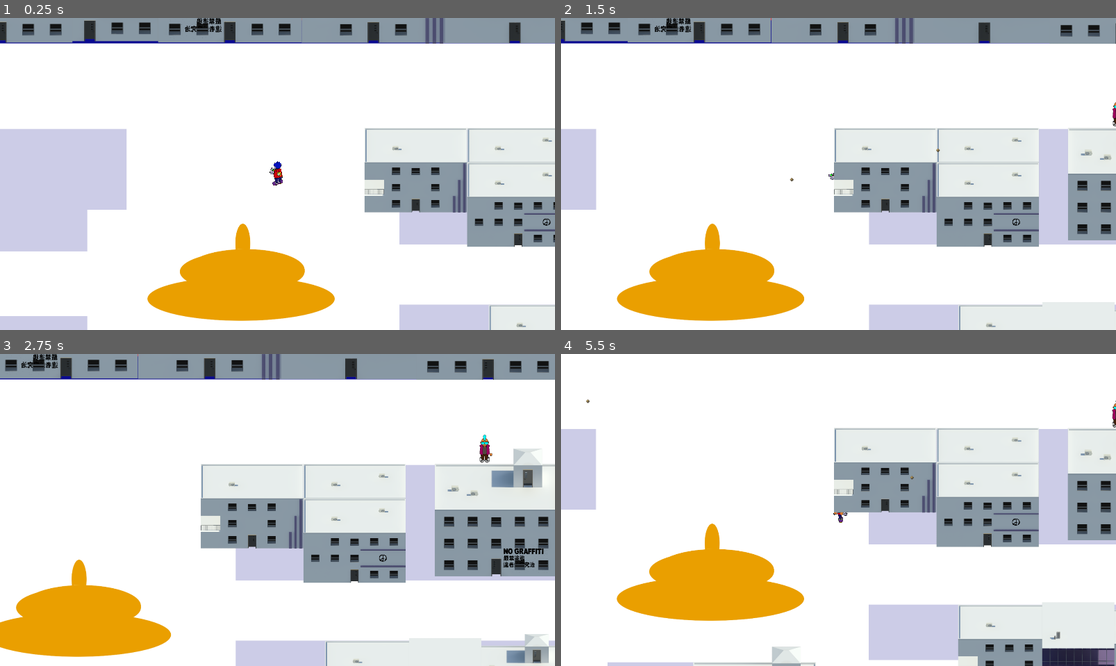
Above: before the commit, frames 1-4 (two rows, left to right).
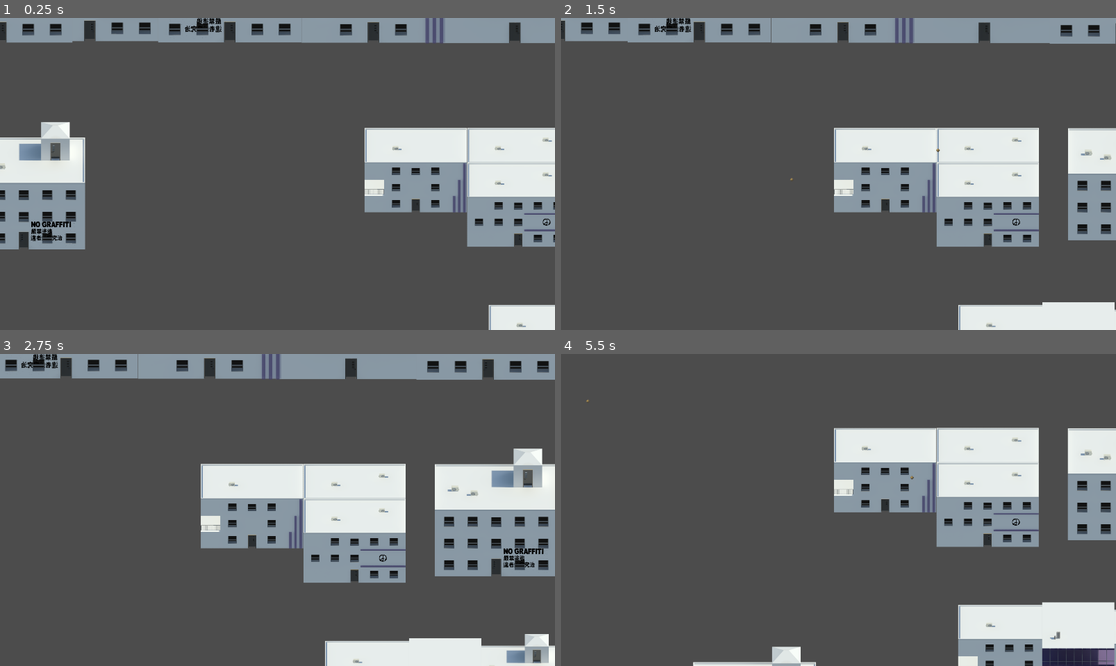
Above: after the commit, the same moments.

Repository: jtorres6/HulioWars
Game: Godot game, scene res://scenes/MainScene.tscn
Same seed, same stepped clock (60 frames per second), same inputs: the game is played once before the commit and once after it.
Inputs (mouse positions are in pixels of both pictures, inside the frame that each line leads up to):
- Up to frame 1 (0.25 s): no input
- Up to frame 2 (1.5 s): tap Enter at 0.5 s; move the mouse to (960, 158) at 0.52 s; hold D 0.53-1.25 s; tap F at 0.6 s; click (960, 158) at 0.67 s; drag from (727, 189) to (810, 236) at 1.27 s
- Up to frame 3 (2.75 s): tap Space at 2 s; move the mouse to (333, 441) at 2.02 s; hold D from 2.03 s (still down); tap F at 2.1 s
- Up to frame 4 (5.5 s): release D at 2.75 s; drag from (810, 572) to (1043, 450) at 2.77 s; move the mouse to (1005, 556) at 3.52 s; hold A 3.53-4.25 s; tap F at 3.6, 5.1 s; drag from (672, 463) to (1104, 453) at 4.27 s; tap Enter at 5 s; move the mouse to (866, 510) at 5.02 s; hold S from 5.03 s (still down); click (866, 510) at 5.17 s

The runs differ from the first frame. In frame 1, 80% of the frame differs, in the area x 0-100%, y 6-100%; in frame 2, 75%; in frame 3, 69%; in frame 4, 79%.

Commit message:
Escenario completo sin adornos

Diff:
--- a/scenes/MainScene.tscn
+++ b/scenes/MainScene.tscn
@@ -6,13 +6,16 @@
 [ext_resource path="res://sprites/Mockup escenario.png" type="Texture" id=4]
 [ext_resource path="res://scenes/DayNightManager.tscn" type="PackedScene" id=5]
 [ext_resource path="res://sounds/MJW8Cyberpunk_Game.wav" type="AudioStream" id=6]
-[ext_resource path="res://scenes/EdificioDoblao.tscn" type="PackedScene" id=7]
-[ext_resource path="res://scenes/EdificioAntonio.tscn" type="PackedScene" id=8]
-[ext_resource path="res://scenes/EdificioTaka.tscn" type="PackedScene" id=9]
-[ext_resource path="res://scenes/EdificioLustres.tscn" type="PackedScene" id=10]
-[ext_resource path="res://scenes/EdificioJamon.tscn" type="PackedScene" id=11]
-[ext_resource path="res://scenes/EdificioWilliam.tscn" type="PackedScene" id=12]
-[ext_resource path="res://scenes/EdificioNewi.tscn" type="PackedScene" id=13]
+[ext_resource path="res://sprites/ciudad/Ed5_Dentromapa NUEVO DIA.png" type="Texture" id=7]
+[ext_resource path="res://scenes/EdificioLustres.tscn" type="PackedScene" id=8]
+[ext_resource path="res://scenes/EdificioDoblao.tscn" type="PackedScene" id=9]
+[ext_resource path="res://scenes/EdificioAntonio.tscn" type="PackedScene" id=10]
+[ext_resource path="res://scenes/EdificioTaka.tscn" type="PackedScene" id=11]
+[ext_resource path="res://scenes/EdificioJamon.tscn" type="PackedScene" id=12]
+[ext_resource path="res://scenes/EdificioWilliam.tscn" type="PackedScene" id=13]
+[ext_resource path="res://scenes/EdificioNewi.tscn" type="PackedScene" id=14]
+[ext_resource path="res://sprites/ciudad/Ed6_Dentromapa NUEVO DIA.png" type="Texture" id=15]
+[ext_resource path="res://sprites/ciudad/Ed7_Dentromapa NUEVO DIA.png" type="Texture" id=16]
 
 [sub_resource type="NavigationPolygon" id=1]
 
@@ -38,6 +41,7 @@
 
 [node name="Player" parent="." index="0" instance=ExtResource( 2 )]
 
+visible = false
 position = Vector2( 130, -400 )
 scale = Vector2( 0.65, 0.65 )
 collision_layer = 4
@@ -46,26 +50,26 @@
 
 [node name="NPC" parent="." index="1" instance=ExtResource( 3 )]
 
+visible = false
 position = Vector2( 1410, -610 )
-scale = Vector2( 0.65, 0.65 )
 _sections_unfolded = [ "Collision", "Transform", "collision" ]
 
 [node name="NPC2" parent="." index="2" instance=ExtResource( 3 )]
 
+visible = false
 position = Vector2( -1340, 930 )
-scale = Vector2( 0.65, 0.65 )
 _sections_unfolded = [ "Collision", "Transform", "collision" ]
 
 [node name="NPC3" parent="." index="3" instance=ExtResource( 3 )]
 
+visible = false
 position = Vector2( -1660, 930 )
-scale = Vector2( 0.65, 0.65 )
 _sections_unfolded = [ "Collision", "Transform", "collision" ]
 
 [node name="NPC4" parent="." index="4" instance=ExtResource( 3 )]
 
+visible = false
 position = Vector2( -1640, -700 )
-scale = Vector2( 0.65, 0.65 )
 _sections_unfolded = [ "Collision", "Transform", "collision" ]
 
 [node name="Camera2D" type="Camera2D" parent="." index="5"]
@@ -96,6 +100,7 @@
 
 [node name="Mockup escenario" type="Sprite" parent="." index="6"]
 
+visible = false
 position = Vector2( -80, -20 )
 z_index = -5
 texture = ExtResource( 4 )
@@ -104,6 +109,7 @@
 [node name="Navigation2D" type="Navigation2D" parent="." index="7"]
 
 editor/display_folded = true
+visible = false
 
 [node name="NavigationPolygonInstance" type="NavigationPolygonInstance" parent="Navigation2D" index="0"]
 
@@ -146,195 +152,238 @@
 bus = "Master"
 area_mask = 1
 
-[node name="EdificioDoblao" parent="." index="11" instance=ExtResource( 7 )]
+[node name="Ed5_Dentromapa NUEVO DIA" type="Sprite" parent="." index="11"]
+
+position = Vector2( -2166.57, -725.166 )
+texture = ExtResource( 7 )
+
+[node name="EdificioLustres5" parent="." index="12" instance=ExtResource( 8 )]
+
+position = Vector2( -2786.33, -773.372 )
+scale = Vector2( 0.75, 0.75 )
+_sections_unfolded = [ "Transform" ]
+
+[node name="EdificioDoblao" parent="." index="13" instance=ExtResource( 9 )]
 
 position = Vector2( 285.868, 324.152 )
 rotation = -3.14159
 scale = Vector2( 0.5, -0.5 )
 _sections_unfolded = [ "Transform" ]
 
-[node name="EdificioAntonio2" parent="." index="12" instance=ExtResource( 8 )]
+[node name="EdificioAntonio2" parent="." index="14" instance=ExtResource( 10 )]
 
 position = Vector2( -625.619, 573.474 )
 scale = Vector2( 0.6, 0.6 )
 _sections_unfolded = [ "Transform" ]
 
-[node name="EdificioAntonio3" parent="." index="13" instance=ExtResource( 8 )]
+[node name="EdificioAntonio3" parent="." index="15" instance=ExtResource( 10 )]
 
 position = Vector2( -627.891, 762.112 )
 scale = Vector2( 0.6, 0.6 )
 _sections_unfolded = [ "Transform" ]
 
-[node name="EdificioTaka" parent="." index="14" instance=ExtResource( 9 )]
+[node name="EdificioTaka" parent="." index="16" instance=ExtResource( 11 )]
 
 position = Vector2( -413.117, 105.976 )
 rotation = -3.14159
 scale = Vector2( -0.6, -0.6 )
 _sections_unfolded = [ "Transform" ]
 
-[node name="EdificioAntonio4" parent="." index="15" instance=ExtResource( 8 )]
+[node name="EdificioAntonio4" parent="." index="17" instance=ExtResource( 10 )]
 
 position = Vector2( 474.429, 986.764 )
 scale = Vector2( -0.6, 0.6 )
 _sections_unfolded = [ "Transform" ]
 
-[node name="EdificioLustres" parent="." index="16" instance=ExtResource( 10 )]
+[node name="EdificioLustres" parent="." index="18" instance=ExtResource( 8 )]
 
 position = Vector2( -869.494, 808.939 )
 scale = Vector2( 0.5, 0.5 )
 
-[node name="EdificioJamon2" parent="." index="17" instance=ExtResource( 9 )]
+[node name="EdificioJamon2" parent="." index="19" instance=ExtResource( 11 )]
 
 position = Vector2( -1071.2, -73.7716 )
 rotation = -3.14159
 scale = Vector2( 0.489851, -0.63289 )
 _sections_unfolded = [ "Transform" ]
 
-[node name="EdificioAntonio" parent="." index="18" instance=ExtResource( 8 )]
+[node name="EdificioAntonio" parent="." index="20" instance=ExtResource( 10 )]
 
 position = Vector2( -630.395, -45.7836 )
 scale = Vector2( -0.489851, 0.73289 )
 _sections_unfolded = [ "Transform" ]
 
-[node name="EdificioJamon" parent="." index="19" instance=ExtResource( 11 )]
+[node name="EdificioJamon" parent="." index="21" instance=ExtResource( 12 )]
 
 position = Vector2( -1693.68, 293.586 )
 scale = Vector2( 0.489851, 0.53289 )
 
-[node name="EdificioDoblao2" parent="." index="20" instance=ExtResource( 7 )]
+[node name="EdificioDoblao2" parent="." index="22" instance=ExtResource( 9 )]
 
 position = Vector2( -2107.95, 249.653 )
 scale = Vector2( 0.489851, 0.63289 )
 _sections_unfolded = [ "Transform" ]
 
-[node name="EdificioAlto1" parent="." index="21" instance=ExtResource( 12 )]
+[node name="EdificioAlto1" parent="." index="23" instance=ExtResource( 13 )]
 
 position = Vector2( -2386.34, 243.429 )
 _sections_unfolded = [ "Transform" ]
 
-[node name="EdificioAntonio7" parent="." index="22" instance=ExtResource( 8 )]
+[node name="EdificioAntonio7" parent="." index="24" instance=ExtResource( 10 )]
 
 position = Vector2( 145.81, -1436.36 )
 rotation = 3.14159
 scale = Vector2( 0.7, -0.7 )
 
-[node name="EdificioJamon4" parent="." index="23" instance=ExtResource( 11 )]
+[node name="EdificioJamon4" parent="." index="25" instance=ExtResource( 12 )]
 
 position = Vector2( 629.903, -1477.9 )
 rotation = -3.14159
 scale = Vector2( 0.7, -0.7 )
 
-[node name="EdificioLustres3" parent="." index="24" instance=ExtResource( 10 )]
+[node name="EdificioLustres3" parent="." index="26" instance=ExtResource( 8 )]
 
 position = Vector2( 1129.69, -1858.83 )
-rotation = -3.14159
-scale = Vector2( 0.7, -0.7 )
-
-[node name="EdificioLustres4" parent="." index="25" instance=ExtResource( 10 )]
+rotation = 3.14159
+scale = Vector2( 0.7, -0.7 )
+
+[node name="EdificioLustres4" parent="." index="27" instance=ExtResource( 8 )]
 
 position = Vector2( 1615.97, -1764.31 )
 rotation = -3.14159
 scale = Vector2( 0.7, -0.7 )
 
-[node name="EdificioDoblao7" parent="." index="26" instance=ExtResource( 7 )]
+[node name="EdificioDoblao7" parent="." index="28" instance=ExtResource( 9 )]
 
 position = Vector2( 1125.8, -1430.99 )
 rotation = 3.14159
 scale = Vector2( 0.7, -0.7 )
 
-[node name="EdificioNewi6" parent="." index="27" instance=ExtResource( 13 )]
+[node name="EdificioNewi6" parent="." index="29" instance=ExtResource( 14 )]
 
 position = Vector2( -244.597, -1922.99 )
 scale = Vector2( -0.7, 0.7 )
 _sections_unfolded = [ "Transform" ]
 
-[node name="EdificioNewi7" parent="." index="28" instance=ExtResource( 13 )]
+[node name="EdificioNewi7" parent="." index="30" instance=ExtResource( 14 )]
 
 position = Vector2( -726.283, -1929.33 )
 scale = Vector2( -0.7, 0.7 )
 _sections_unfolded = [ "Transform" ]
 
-[node name="EdificioDoblao6" parent="." index="29" instance=ExtResource( 12 )]
+[node name="EdificioDoblao6" parent="." index="31" instance=ExtResource( 13 )]
 
 position = Vector2( 842.01, -1919.01 )
 scale = Vector2( 0.7, 0.7 )
 _sections_unfolded = [ "Transform" ]
 
-[node name="EdificioTaka2" parent="." index="30" instance=ExtResource( 9 )]
+[node name="EdificioTaka2" parent="." index="32" instance=ExtResource( 11 )]
 
 position = Vector2( 882.981, -704.037 )
 scale = Vector2( 0.6, 0.6 )
 _sections_unfolded = [ "Transform" ]
 
-[node name="EdificioNewi" parent="." index="31" instance=ExtResource( 13 )]
+[node name="EdificioNewi" parent="." index="33" instance=ExtResource( 14 )]
 
 position = Vector2( -124.805, 743.265 )
 scale = Vector2( 0.5, 0.5 )
 _sections_unfolded = [ "Transform" ]
 
-[node name="EdificioDoblao5" parent="." index="32" instance=ExtResource( 7 )]
+[node name="EdificioDoblao5" parent="." index="34" instance=ExtResource( 9 )]
 
 position = Vector2( 1082.36, -638.42 )
 rotation = -3.14159
 scale = Vector2( 0.5, -0.45 )
 _sections_unfolded = [ "Transform" ]
 
-[node name="EdificioAntonio6" parent="." index="33" instance=ExtResource( 8 )]
+[node name="EdificioAntonio6" parent="." index="35" instance=ExtResource( 10 )]
 
 position = Vector2( 1437.85, -638.565 )
 rotation = -3.14159
 scale = Vector2( 0.5, -0.45 )
 
-[node name="EdificioAntonio5" parent="." index="34" instance=ExtResource( 8 )]
+[node name="EdificioAntonio5" parent="." index="36" instance=ExtResource( 10 )]
 
 position = Vector2( 1437.85, -518.616 )
 rotation = -3.14159
 scale = Vector2( 0.5, -0.45 )
 
-[node name="EdificioDoblao4" parent="." index="35" instance=ExtResource( 7 )]
+[node name="EdificioDoblao4" parent="." index="37" instance=ExtResource( 9 )]
 
 position = Vector2( 1512.22, -26.4883 )
 scale = Vector2( -0.5, 0.45 )
 _sections_unfolded = [ "Transform" ]
 
-[node name="EdificioJamon3" parent="." index="36" instance=ExtResource( 11 )]
+[node name="EdificioJamon3" parent="." index="38" instance=ExtResource( 12 )]
 
 position = Vector2( 1027.16, -39.3928 )
 scale = Vector2( 0.5, 0.45 )
 
-[node name="EdificioDoblao3" parent="." index="37" instance=ExtResource( 7 )]
+[node name="EdificioDoblao3" parent="." index="39" instance=ExtResource( 9 )]
 
 position = Vector2( 1160.89, 444.565 )
 scale = Vector2( 0.5, 0.45 )
 
-[node name="EdificioLustres2" parent="." index="38" instance=ExtResource( 10 )]
+[node name="EdificioLustres2" parent="." index="40" instance=ExtResource( 8 )]
 
 position = Vector2( 800.531, 238.644 )
 scale = Vector2( 0.5, 0.45 )
 _sections_unfolded = [ "Transform" ]
 
-[node name="EdificioNewi5" parent="." index="39" instance=ExtResource( 13 )]
+[node name="EdificioNewi5" parent="." index="41" instance=ExtResource( 14 )]
 
 position = Vector2( 1425.32, -869.78 )
 scale = Vector2( 0.5, 0.5 )
 _sections_unfolded = [ "Transform" ]
 
-[node name="EdificioNewi4" parent="." index="40" instance=ExtResource( 13 )]
+[node name="EdificioNewi4" parent="." index="42" instance=ExtResource( 14 )]
 
 position = Vector2( 1425.32, -317.208 )
 scale = Vector2( 0.5, 0.5 )
 _sections_unfolded = [ "Transform" ]
 
-[node name="EdificioNewi3" parent="." index="41" instance=ExtResource( 13 )]
+[node name="EdificioNewi3" parent="." index="43" instance=ExtResource( 14 )]
 
 position = Vector2( 1425.32, -6.05731 )
 scale = Vector2( 0.5, 0.5 )
 _sections_unfolded = [ "Transform" ]
 
-[node name="EdificioNewi2" parent="." index="42" instance=ExtResource( 13 )]
+[node name="EdificioTaka3" parent="." index="44" instance=ExtResource( 11 )]
+
+position = Vector2( -1317.81, -672.094 )
+scale = Vector2( 0.6, 0.6 )
+_sections_unfolded = [ "Transform" ]
+
+[node name="EdificioNewi2" parent="." index="45" instance=ExtResource( 14 )]
 
 position = Vector2( 1425.32, 302.824 )
 scale = Vector2( 0.5, 0.5 )
 _sections_unfolded = [ "Transform" ]
 
+[node name="Ed6_Dentromapa NUEVO DIA2" type="Sprite" parent="." index="46"]
+
+position = Vector2( -1884.79, -1125.76 )
+scale = Vector2( 0.97152, 0.857791 )
+texture = ExtResource( 15 )
+
+[node name="Ed7_Dentromapa NUEVO DIA" type="Sprite" parent="." index="47"]
+
+position = Vector2( -1613.45, 1382.48 )
+texture = ExtResource( 16 )
+
+[node name="Ed5_Dentromapa NUEVO DIA2" type="Sprite" parent="." index="48"]
+
+position = Vector2( 1562.79, 1311.8 )
+texture = ExtResource( 7 )
+
+[node name="Ed6_Dentromapa NUEVO DIA3" type="Sprite" parent="." index="49"]
+
+position = Vector2( 854.249, 1381.53 )
+texture = ExtResource( 15 )
+
+[node name="Ed6_Dentromapa NUEVO DIA" type="Sprite" parent="." index="50"]
+
+position = Vector2( -901.659, 1380.84 )
+texture = ExtResource( 15 )
+
 [connection signal="timeout" from="SpawnTimer" to="." method="_on_SpawnTimer_timeout"]
--- a/scenes/NPC.tscn
+++ b/scenes/NPC.tscn
@@ -26,11 +26,13 @@
 
 [node name="NPC" type="KinematicBody2D" index="0"]
 
+scale = Vector2( 0.65, 0.65 )
 input_pickable = false
 collision_layer = 1
 collision_mask = 1
 collision/safe_margin = 0.08
 script = ExtResource( 1 )
+_sections_unfolded = [ "Transform" ]
 
 [node name="ScapeArea" type="Area2D" parent="." index="0"]
 
Not shown: 1 places in scenes/MainScene.tscn that only renumber resources
